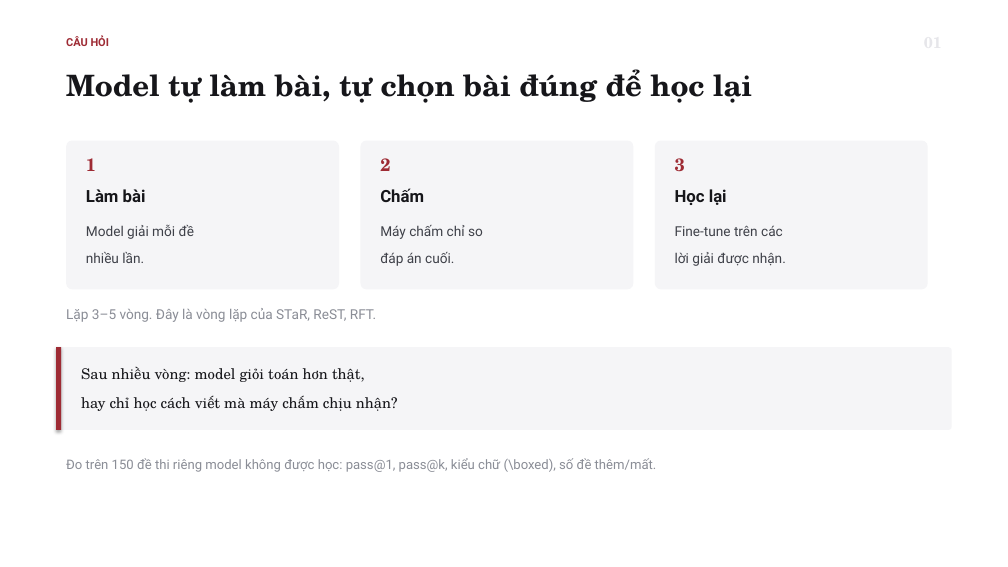
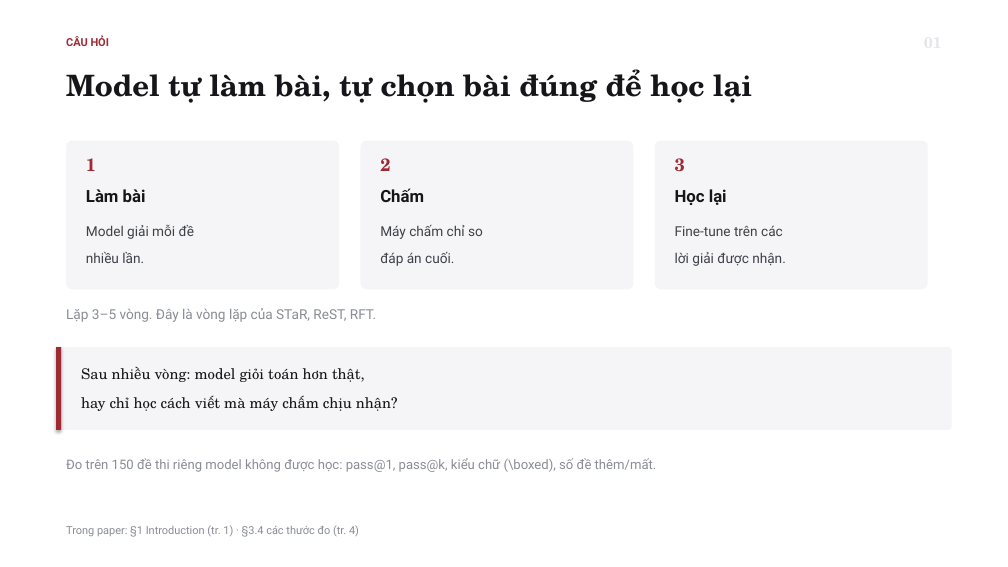
Before and after one commit to tsan2711/DACNTT_2026, a slide deck: slide 2 of 25-10-2026/BaoCaoNhanh_25-10_52300057_52300006.pptx. Drawn at 1008x567 pixels with LibreOffice and Linux fonts; fonts in the diff are those of the drawing. Boxes give left, top, right and bottom in pixels: in the first picture for what was removed or moved away, otherwise in the second. Text is boxed around its words. In the diff, an @@ line names an element or a change of style, - is before the commit and + after.

```diff
--- a/25-10-2026/BaoCaoNhanh_25-10_52300057_52300006.pptx
+++ b/25-10-2026/BaoCaoNhanh_25-10_52300057_52300006.pptx
@@ text added at box(66, 525, 359, 537), 10.5 pt, text #8A8D96 @@
+Trong paper: §1 Introduction (tr. 1) · §3.4 các thước đo (tr. 4)
```
Also in this commit, not shown: 8 other slides changed, 2 other files.
